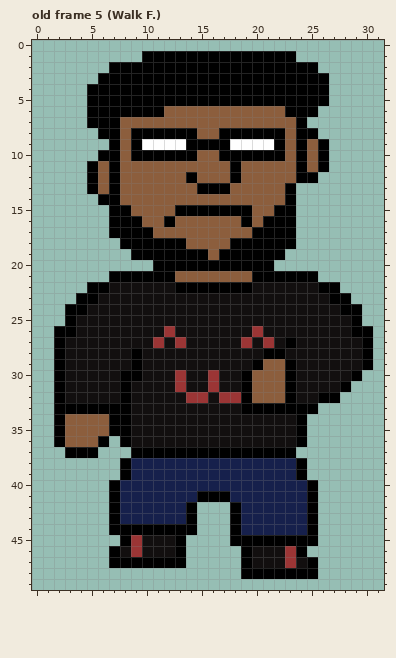
Two states of a pixel-art file, WIP/Eddy.aseprite. The picture above is the old version.
32x50 pixels, 19 frames. Shown: old frame 5 (Walk F.). The commit also changed other frames, which this record leaves out.
After the commit:
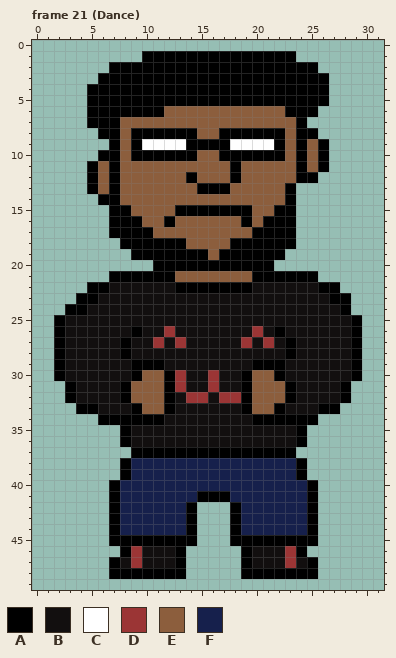
Palette (. is transparent): A #000000  B #120f0f  C #ffffff  D #9b3535  E #8c5e3d  F #16204c
A new or re-ordered frame is compared with the old frame closest to it.
What changed:
frames 19 -> 24
--- frame 21 (Dance) is new; against old frame 5 (Walk F.)
@@ x 0..31 @@
 23 ....AABBBBBBBBBBBBBBBBBBBBBAA...
-24 ...AABBBBBBBBBBBBBBBBBBBBBBBAA..
-25 ...ABBBBBBBBBBBBBBBBBBBBBBBBBA..
-26 ..AABBBBBBBBDBBBBBBBDBBBBBBBBAA.
-27 ..ABBBBBBBBDBDBBBBBDBDBABBBBBBA.
-28 ..ABBBBBBABBBBBBBBBBBAABBBBBBBA.
-29 ..ABBBBBBABBBBBBBBBBAEEABBBBBBA.
-30 ..ABBBBBAABBBDBBDBBAEEEABBBBBA..
-31 ..ABBBBBABBBBDBBDBBAEEEABBBBA...
-32 ..ABBBBBABBBBBDDBDDAEEEABBAA....
-33 ..AAAAAAABBBBBBBBBBAAAAAAA......
-34 ..AEEEEAABBBBBBBBBBBBBBBA.......
-35 ..AEEEEAABBBBBBBBBBBBBBBA.......
-36 ..AEEEA.ABBBBBBBBBBBBBBBA.......
-37 ...AAA...AAAAAAAAAAAAAAA........
+24 ...AABBBBBBBBBBBBBBBBBBBBBBBA...
+25 ..ABBBBBBBBBBBBBBBBBBBBBBBBBBA..
+26 ..ABBBBBBABBDBBBBBBBDBABBBBBBA..
+27 ..ABBBBBABBDBDBBBBBDBDBABBBBBA..
+28 ..ABBBBBABBBBBBBBBBBBBBABBBBBA..
+29 ..ABBBBBBAAABBBBBBBBAAABBBBBBA..
+30 ..ABBBBBBAEEADBBDBBAEEABBBBBBA..
+31 ...ABBBBAEEEADBBDBBAEEEABBBBA...
+32 ...ABBBBAEEEABDDBDDAEEEABBBBA...
+33 ....AABBBAEEABBBBBBAEEABBBAA....
+34 ......AAAAAABBBBBBBBAAAAAA......
+35 ........ABBBBBBBBBBBBBBBA.......
+36 ........ABBBBBBBBBBBBBBBA.......
+37 .........AAAAAAAAAAAAAAA........
 38 ........AFFFFFFFFFFFFFFFA.......
@@ x 5..16 @@
 43 ..AFFFFFFA..
-44 ..AAAAAAAA..
-45 ...ADBBBA...
-46 ..ABDBBBA...
-47 ..AAAAAAA...
-48 ............
+44 ..AFFFFFFA..
+45 ..AAAAAAAA..
+46 ...ADBBBA...
+47 ..ABDBBBA...
+48 ..AAAAAAA...
 49 ............
